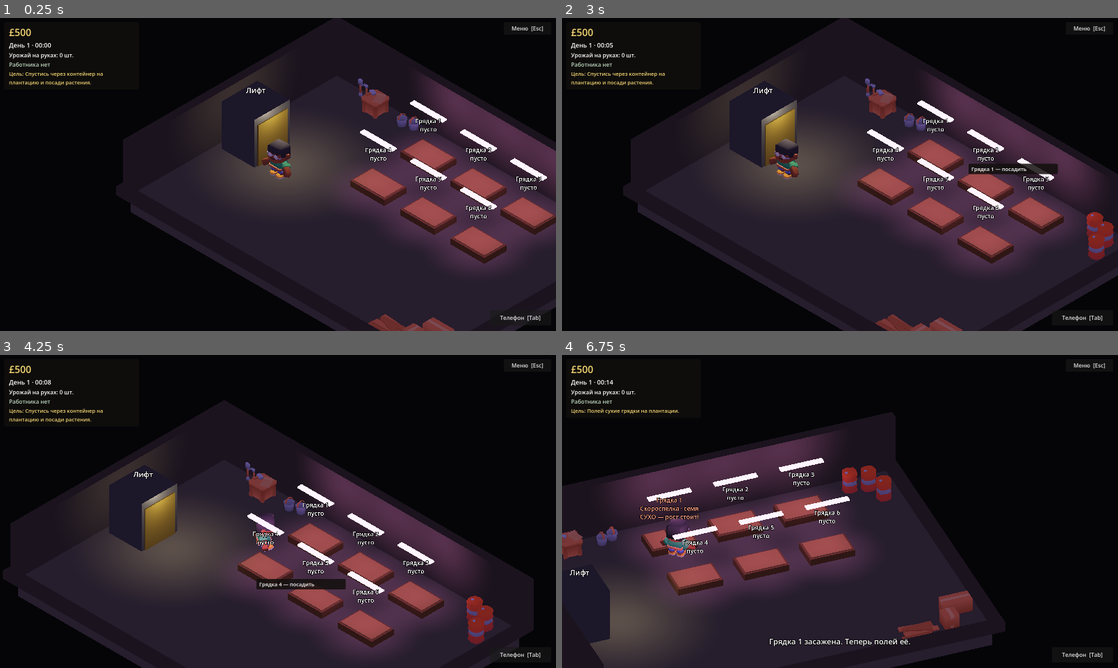
Above: before the commit, frames 1-4 (two rows, left to right).
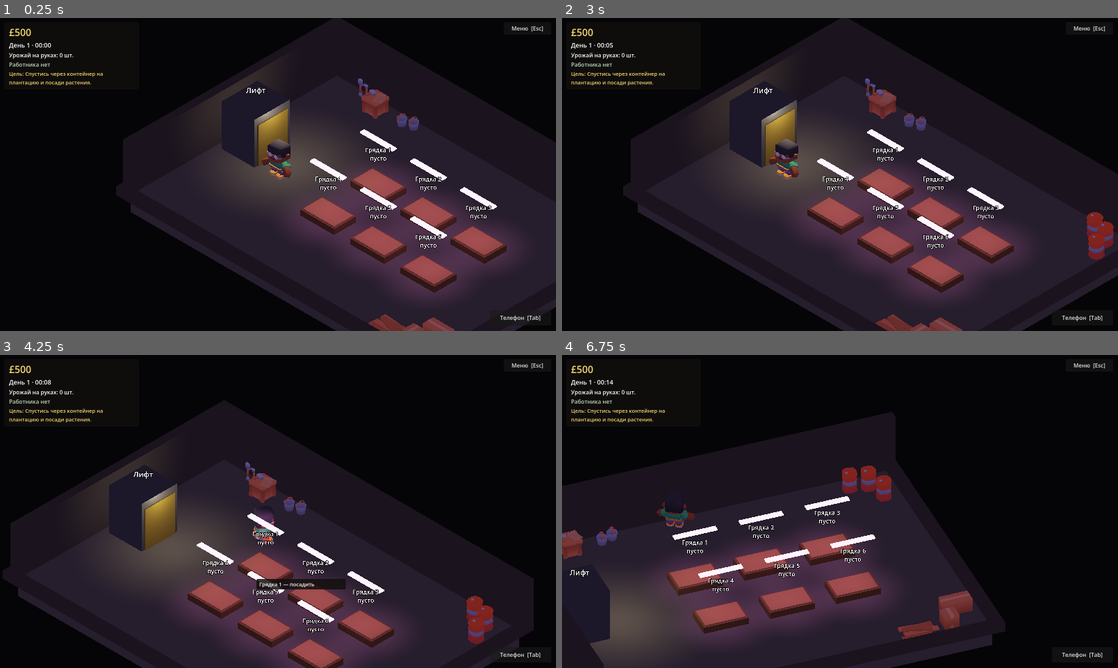
Above: after the commit, the same moments.

Repository: pante5ter/pante5ter
Game: Godot game, scene res://scenes/plantation/plantation.tscn
Same seed, same stepped clock (60 frames per second), same inputs: the game is played once before the commit and once after it. This scene is started directly instead of the project's main scene.
Inputs (mouse positions are in pixels of both pictures, inside the frame that each line leads up to):
- Up to frame 1 (0.25 s): no input
- Up to frame 2 (3 s): click "Телефон [Tab]" at 0.5 s; click "Меню [Esc]" at 1.25 s; click "Продолжить" at 2 s; tap Enter at 2.75 s; move the mouse to (962, 158) at 2.77 s; hold D from 2.78 s (still down); hold Shift from 2.78 s (still down); click (962, 158) at 2.92 s
- Up to frame 3 (4.25 s): release D at 3.5 s; release Shift at 3.5 s; drag from (166, 527) to (250, 574) at 3.52 s
- Up to frame 4 (6.75 s): move the mouse to (895, 442) at 4.27 s; hold D 4.28-5 s; tap Ctrl at 4.35 s; drag from (812, 574) to (673, 464) at 5.02 s; click (962, 464) at 5.75 s, where only the run before the commit has a clickable "Посадить «Скороспелка» (беспл…"; move the mouse to (1006, 558) at 6.52 s; hold A from 6.53 s (still down); tap E at 6.6 s

The runs differ from the first frame. In frame 1, 11% of the frame differs, in the area x 52-100%, y 18-90%; in frame 2, 11%; in frame 3, 11%; in frame 4, 13%, in the area x 1-63%, y 17-94%.

Commit message:
Keep plantation beds centred as beds are added
Co-Authored-By: Claude Opus 5.5 <noreply@anthropic.com>

Diff:
--- a/scenes/plantation/plots_grid.gd
+++ b/scenes/plantation/plots_grid.gd
@@ -25,19 +25,19 @@
 	while _views.size() > count:
 		var removed: PlotView = _views.pop_back()
 		removed.queue_free()
-	var rows := ceili(float(Game.sim.config.max_plots) / float(columns))
 	while _views.size() < count:
-		var plot_id := _views.size()
 		var view := plot_scene.instantiate() as PlotView
-		view.plot_id = plot_id
-		var column := plot_id % columns
-		var row := floori(float(plot_id) / float(columns))
+		view.plot_id = _views.size()
+		add_child(view)
+		_views.append(view)
+	var rows := ceili(float(count) / float(columns))
+	for view: PlotView in _views:
+		var column := view.plot_id % columns
+		var row := floori(float(view.plot_id) / float(columns))
 		view.position = Vector3(
 			(float(column) - float(columns - 1) / 2.0) * spacing.x,
 			0.0,
 			(float(row) - float(rows - 1) / 2.0) * spacing.y)
-		add_child(view)
-		_views.append(view)
 
 
 func view_for(plot_id: int) -> PlotView:
--- a/tests/test_scene_input.gd
+++ b/tests/test_scene_input.gd
@@ -293,3 +293,16 @@
 		if (holder as Node3D).visible:
 			count += 1
 	return count
+
+
+func test_a_full_plantation_stays_walkable() -> void:
+	var level := await _open(PLANTATION_SCENE)
+	Game.sim.economy.earn(Game.sim.config.plot_price * Game.sim.config.max_plots)
+	while Game.sim.grow.plots().size() < Game.sim.config.max_plots:
+		Game.sim.apply(BuyPlotCommand.new())
+	await wait_process_frames(2)
+	await wait_physics_frames(SETTLE_FRAMES)
+	var start := level.jack.global_position
+	for view: PlotView in (level.get_node("NavRegion/PlotsGrid") as PlotsGrid).views():
+		_assert_reachable(level, start, view.approach_position(), view.title())
+		_assert_reachable(level, start, view.approach_position() + WorkerView.WORK_OFFSET, "work spot of %s" % view.title())
--- a/tests/test_scenes.gd
+++ b/tests/test_scenes.gd
@@ -198,3 +198,22 @@
 	var level := await _open(PLANTATION_SCENE)
 	await wait_process_frames(2)
 	assert_false((level.get_node("Worker") as WorkerView).visible)
+
+
+func test_beds_stay_centred_in_the_room() -> void:
+	var level := await _open(PLANTATION_SCENE)
+	var grid := _plots_grid(level)
+	var centre := Vector3.ZERO
+	for view: PlotView in grid.views():
+		centre += view.position
+	centre /= float(grid.views().size())
+	assert_almost_eq(centre.z, 0.0, 0.01)
+	Game.sim.economy.earn(Game.sim.config.plot_price * 3)
+	for index: int in 3:
+		Game.sim.apply(BuyPlotCommand.new())
+	await wait_process_frames(2)
+	centre = Vector3.ZERO
+	for view: PlotView in grid.views():
+		centre += view.position
+	centre /= float(grid.views().size())
+	assert_almost_eq(centre.z, 0.0, 0.01)
